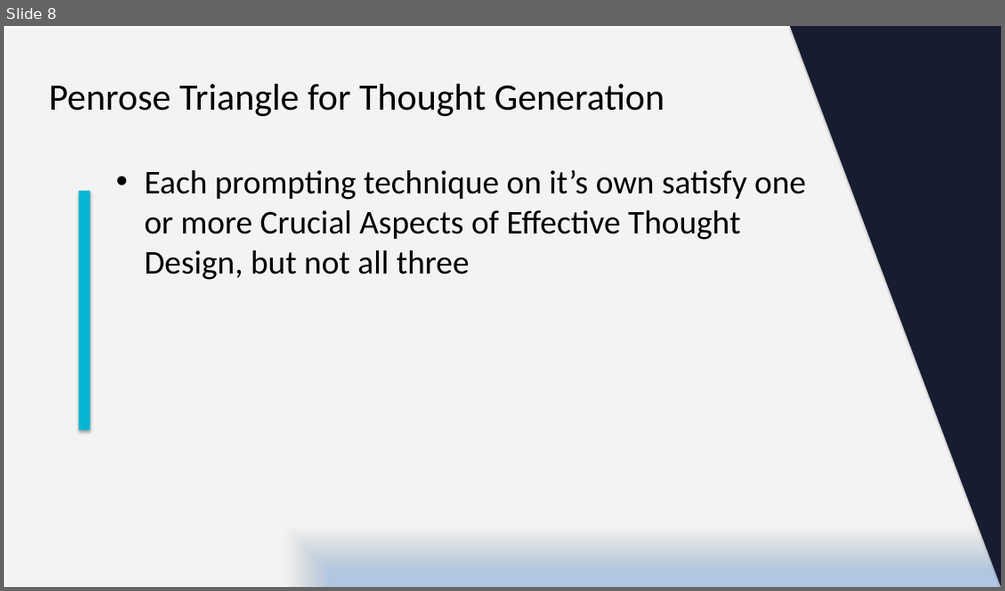
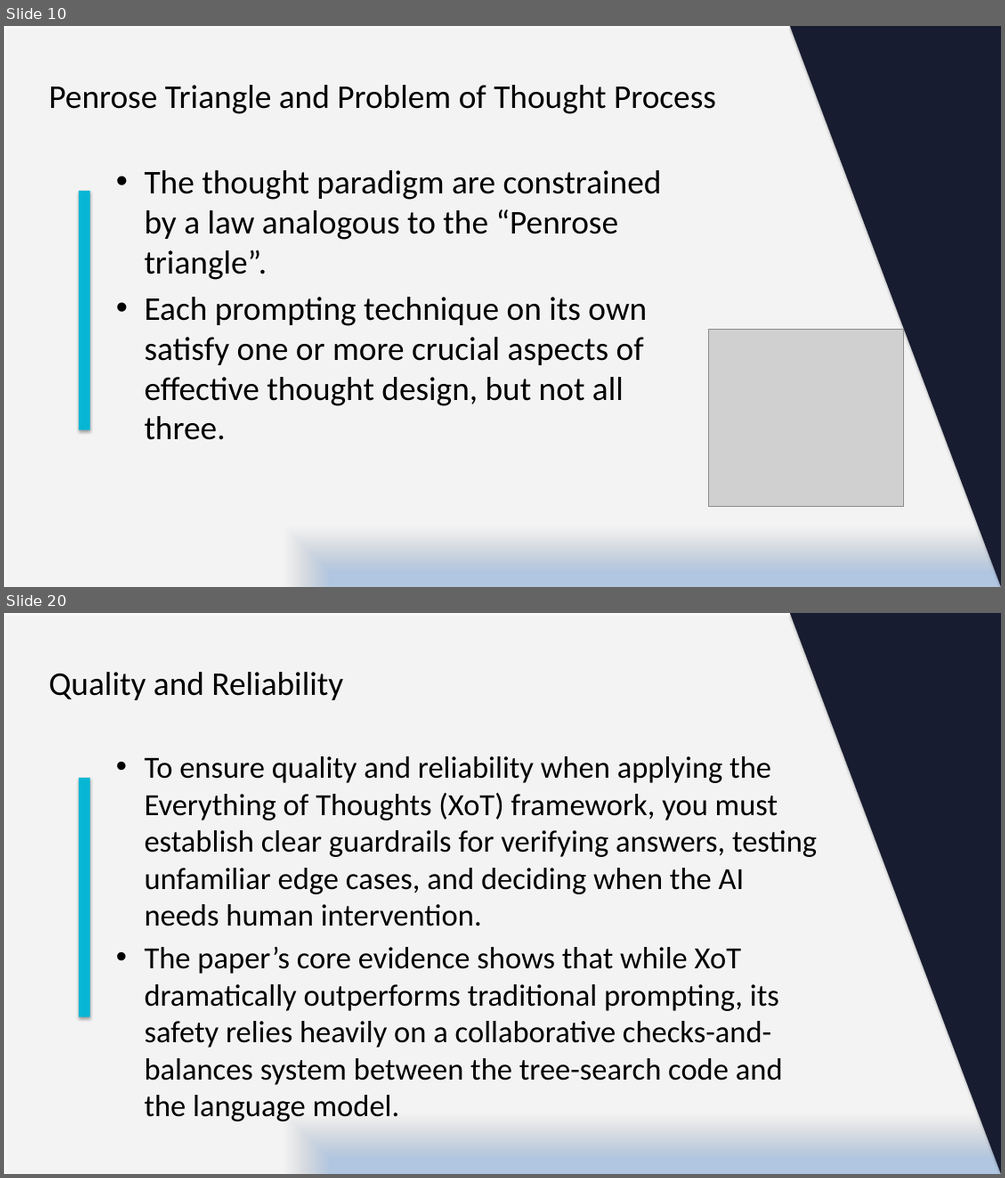
Before and after one commit to kafeiaulait-gif/HI-634-Assignment_2, a slide deck: slide_deck/Everything_of_Thoughts_Dynamic_Final.pptx. Shown one above the other, each under a label of ours: slide 8 before the commit, slides 10 and 20 after it; the slides between them are not shown. The pictures are 1005x591 and 1005x1178 pixels, drawn with LibreOffice and Linux fonts; fonts in the diff are those of the drawing; grey boxes stand for pictures. Boxes give left, top, right and bottom in pixels: in the first picture for what was removed or moved away, otherwise in the second. Text is boxed around its words. In the diff, an @@ line names an element or a change of style, - is before the commit and + after.

```diff
--- a/slide_deck/Everything_of_Thoughts_Dynamic_Final.pptx
+++ b/slide_deck/Everything_of_Thoughts_Dynamic_Final.pptx
@@ slide 20 added at box(4, 613, 1001, 1174), background #FFFFFF @@
@@ rectangle added at box(4, 613, 1001, 1174), fill gradient #F6F9FC to #C3D69B to #B0C6E1 to #FFFFFF @@
@@ right triangle added at box(790, 613, 1001, 1174), fill #171C30 @@
@@ title added at box(48, 672, 343, 700), 32 pt, text #000000 @@
+Quality and Reliability
@@ text added at box(145, 756, 817, 1121), 29.6 pt, text #000000 @@
+• To ensure quality and reliability when applying the Everything of Thoughts (XoT) framework, you must establish clear guardrails for verifying answers, testing unfamiliar edge cases, and deciding when the AI needs human intervention.
+• The paper’s core evidence shows that while XoT dramatically outperforms traditional prompting, its safety relies heavily on a collaborative checks-and-balances system between the tree-search code and the language model.
@@ rectangle added at box(79, 778, 90, 1017), fill #06B6D4 @@
@@ what was slide 8 is now slide 10 @@
@@ slide 10 changed as well @@
@@ title at box(48, 85, 716, 114): text changed; size 36 to 32 pt @@
-Penrose Triangle for Thought Generation
+Penrose Triangle and Problem of Thought Process
@@ text at box(145, 170, 662, 440): text changed @@
-• Each prompting technique on it’s own satisfy one or more Crucial Aspects of Effective Thought Design, but not all three
+• The thought paradigm are constrained by a law analogous to the “Penrose triangle”.
+• Each prompting technique on its own satisfy one or more crucial aspects of effective thought design, but not all three.
@@ picture added at box(709, 329, 904, 506) @@
```
Also in this commit, not shown: 5 other slides changed, 13 other slides added, 1 slide removed, 10 other files.
